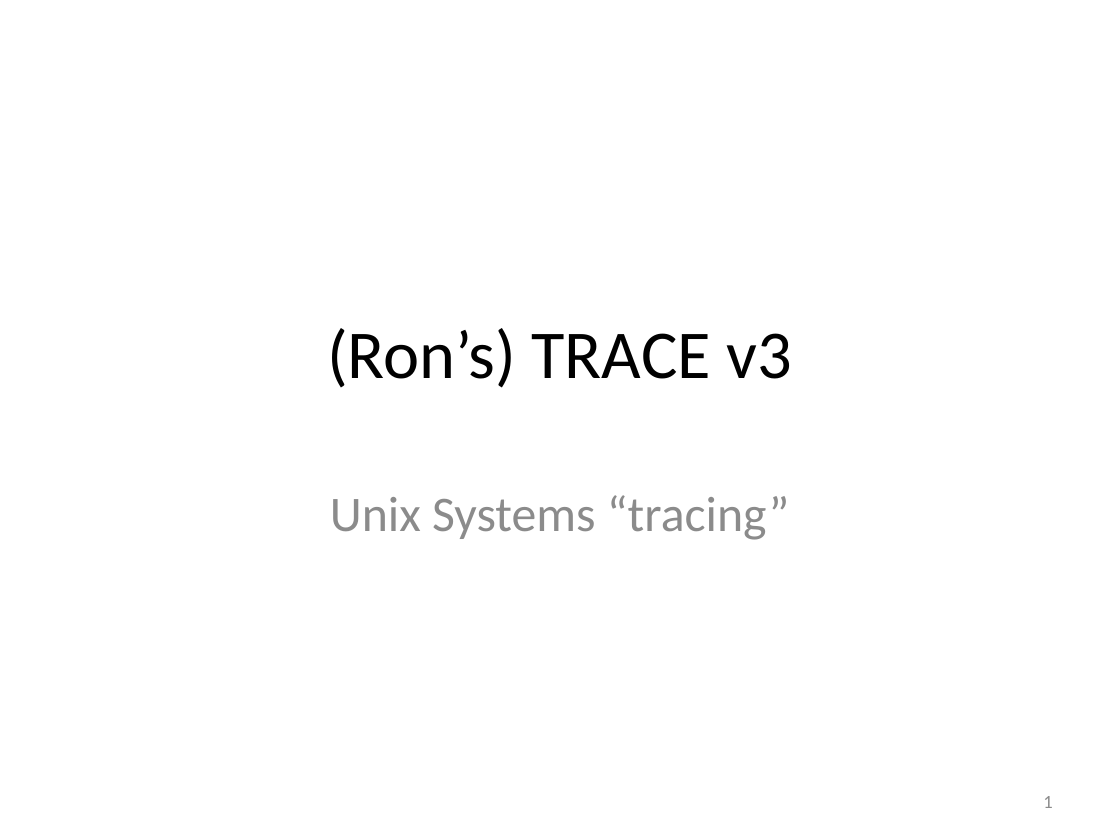
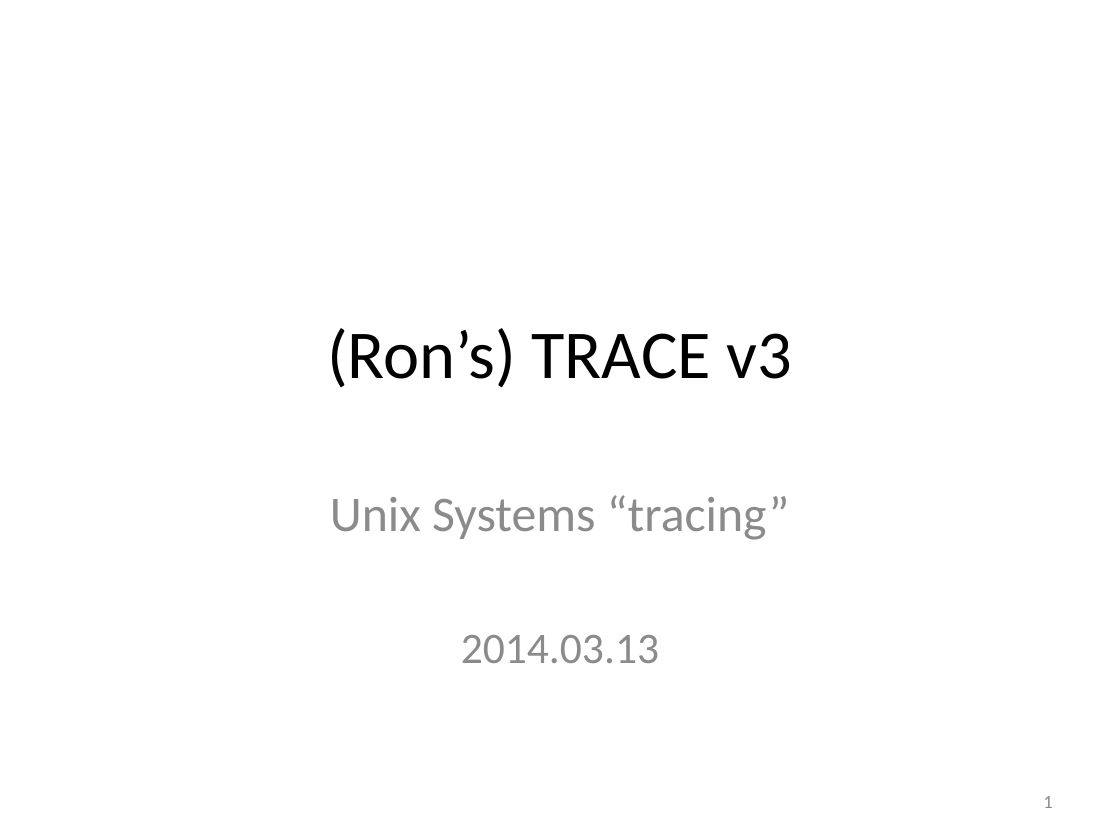
Before and after one commit to art-daq/trace, a slide deck: slide 1 of trace/doc/trace.pptx. Drawn at 1120x840 pixels with LibreOffice and Linux fonts; fonts in the diff are those of the drawing. Boxes give left, top, right and bottom in pixels: in the first picture for what was removed or moved away, otherwise in the second. Text is boxed around its words. In the diff, an @@ line names an element or a change of style, - is before the commit and + after.

```diff
--- a/trace/doc/trace.pptx
+++ b/trace/doc/trace.pptx
@@ subtitle at (x1=461, y1=635, x2=659, y2=663): paragraph added @@
+2014.03.13
```
Also in this commit, not shown: 7 other slides changed.
